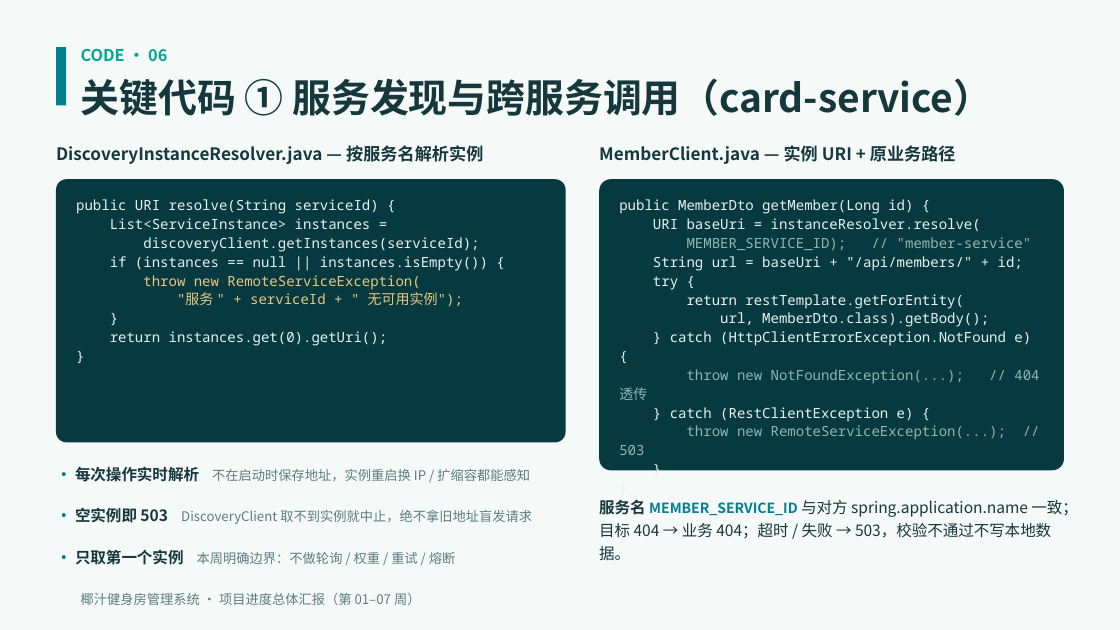
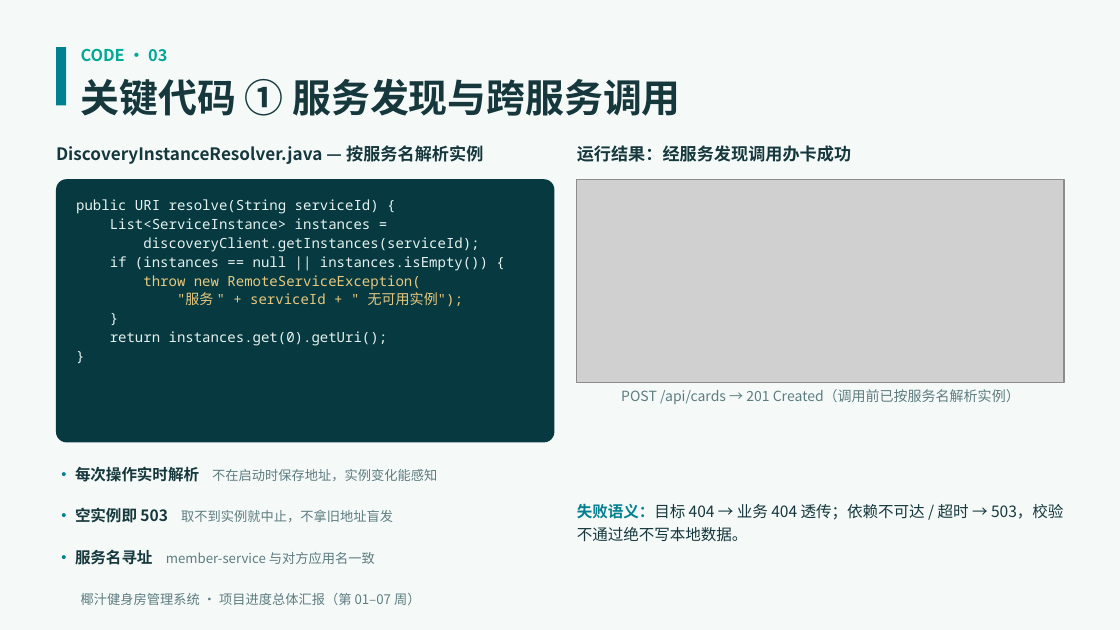
Before and after one commit to lovely7067/Microservices-practice-2412190217, a slide deck: slide 4 of docs/项目进度汇报-第01-07周.pptx (slide 7 before the commit). Drawn at 1120x630 pixels with LibreOffice and Linux fonts; fonts in the diff are those of the drawing; grey boxes stand for pictures. Boxes give left, top, right and bottom in pixels: in the first picture for what was removed or moved away, otherwise in the second. Text is boxed around its words. In the diff, an @@ line names an element or a change of style, - is before the commit and + after.

Commit message:
docs: PPT 精简为 7 页——项目介绍、01-07 周概览、关键代码页附真实结果截图（来自 week-06/07 截图库）

```diff
--- a/docs/项目进度汇报-第01-07周.pptx
+++ b/docs/项目进度汇报-第01-07周.pptx
@@ text at (81,48,167,62): text changed @@
-CODE · 06
+CODE · 03
@@ text at (81,78,680,116): text changed @@
-关键代码 ① 服务发现与跨服务调用（card-service）
+关键代码 ① 服务发现与跨服务调用
@@ text at (577,145,851,162): text changed @@
-MemberClient.java — 实例 URI + 原业务路径
+运行结果：经服务发现调用办卡成功
@@ rounded rectangle: place and size @@
-rounded rectangle at (56,179,566,442)
+rounded rectangle at (56,179,554,442)
@@ picture added at (577,179,1064,382) @@
@@ rounded rectangle removed at (599,179,1064,470) @@
@@ text at (621,389,1020,404): text changed; font Noto Sans Mono to Noto Sans CJK SC; text colour #E6F2F0 to #5E7C7F @@
-public MemberDto getMember(Long id) {
-URI baseUri = instanceResolver.resolve(
-MEMBER_SERVICE_ID); // "member-service"
-String url = baseUri + "/api/members/" + id;
-try {
-return restTemplate.getForEntity(
-url, MemberDto.class).getBody();
-} catch (HttpClientErrorException.NotFound e) {
-throw new NotFoundException(...); // 404 透传
-} catch (RestClientException e) {
-throw new RemoteServiceException(...); // 503
-}
-}
+POST /api/cards → 201 Created（调用前已按服务名解析实例）
@@ text at (75,466,437,482): text changed @@
-· 每次操作实时解析 不在启动时保存地址，实例重启换 IP / 扩缩容都能感知
+· 每次操作实时解析 不在启动时保存地址，实例变化能感知
@@ text at (75,508,393,523): text changed @@
-· 空实例即 503 DiscoveryClient 取不到实例就中止，绝不拿旧地址盲发请求
+· 空实例即 503 取不到实例就中止，不拿旧地址盲发
@@ text at (577,503,1063,542): text changed @@
-服务名 MEMBER_SERVICE_ID 与对方 spring.application.name 一致；
-目标 404 → 业务 404；超时 / 失败 → 503，校验不通过不写本地数据。
+失败语义：目标 404 → 业务 404 透传；依赖不可达 / 超时 → 503，校验不通过绝不写本地数据。
@@ text at (75,550,375,565): text changed @@
-· 只取第一个实例 本周明确边界：不做轮询 / 权重 / 重试 / 熔断
+· 服务名寻址 member-service 与对方应用名一致
```
Also in this commit, not shown: 5 other slides changed, 1 slide added, 5 slides removed.
